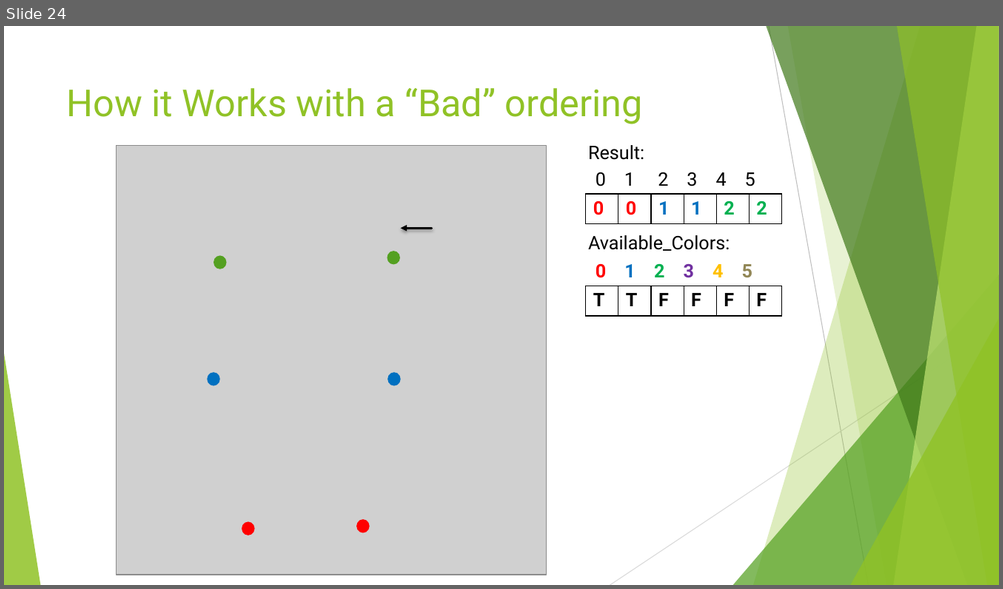
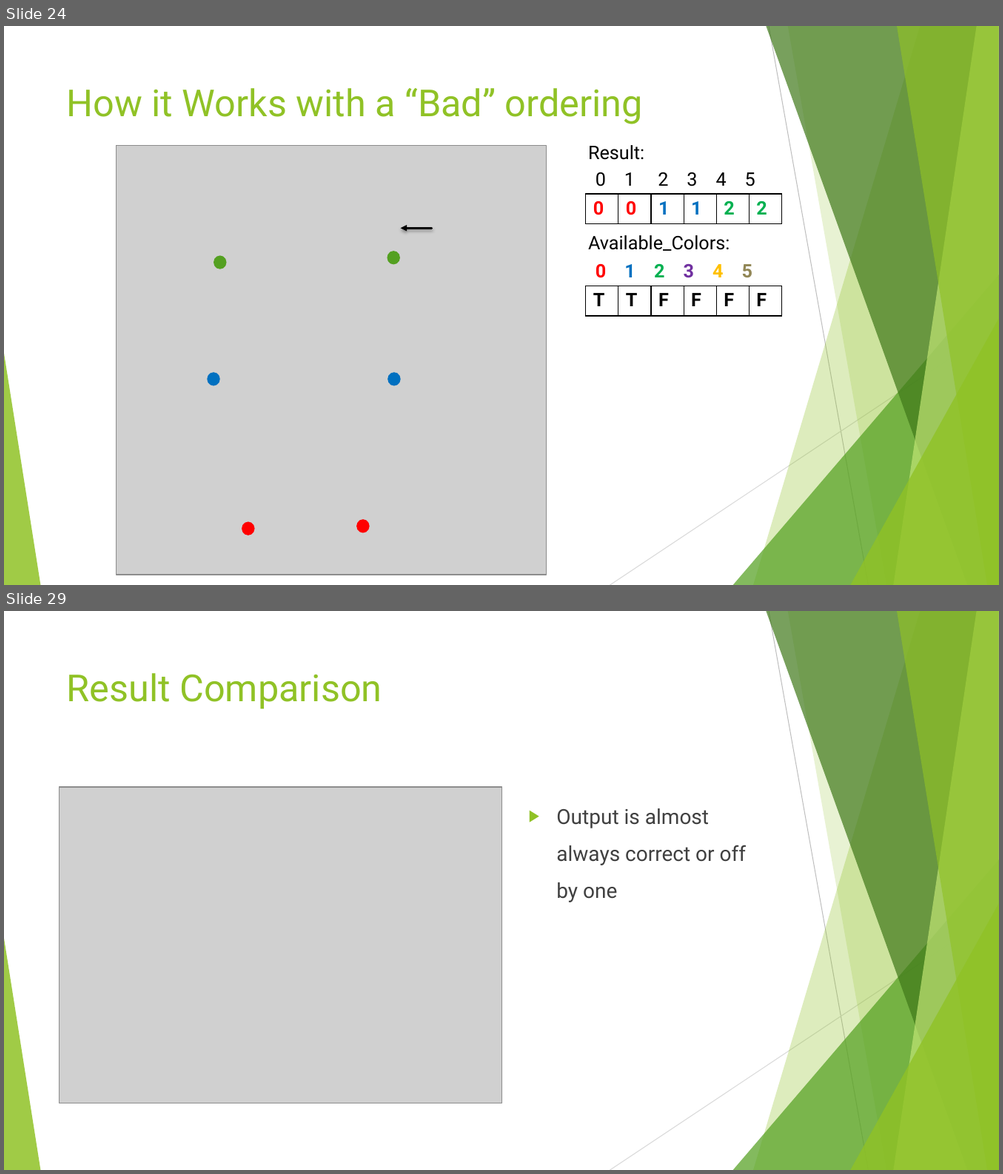
Before and after one commit to pearceag/Min_Coloring_Graph, a slide deck: presentations/Approximation_Presentation.pptx. Shown one above the other, each under a label of ours: slide 24 before the commit, slides 24 and 29 after it; the slides between them are not shown. The pictures are 1003x589 and 1003x1174 pixels, drawn with LibreOffice and Linux fonts; fonts in the diff are those of the drawing; grey boxes stand for pictures. Boxes give left, top, right and bottom in pixels: in the first picture for what was removed or moved away, otherwise in the second. Text is boxed around its words. In the diff, an @@ line names an element or a change of style, - is before the commit and + after.

```diff
--- a/presentations/Approximation_Presentation.pptx
+++ b/presentations/Approximation_Presentation.pptx
@@ slide 29 added at [4, 611, 999, 1170], background #FFFFFF; not listed: 10 template elements that a slide beside it also shows @@
@@ title added at [67, 673, 381, 709], 36 pt, text #90C226 @@
+Result Comparison
@@ picture added at [60, 787, 502, 1104] @@
@@ text added at [556, 809, 745, 903], 20 pt, text #404040 @@
+▶ Output is almost always correct or off by one
```
Also in this commit, not shown: 1 slide changed, 5 other slides added, 5 slides removed, 6 other files.
